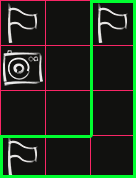
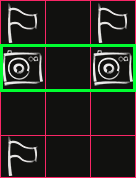
Two versions of the same layered image (136 × 178). Layer-by-layer changes:
hid "1 turn L" over [0, 0, 136, 178]
showed "straight" over [0, 44, 133, 92]
showed "Layer 3" over [93, 50, 133, 86]
